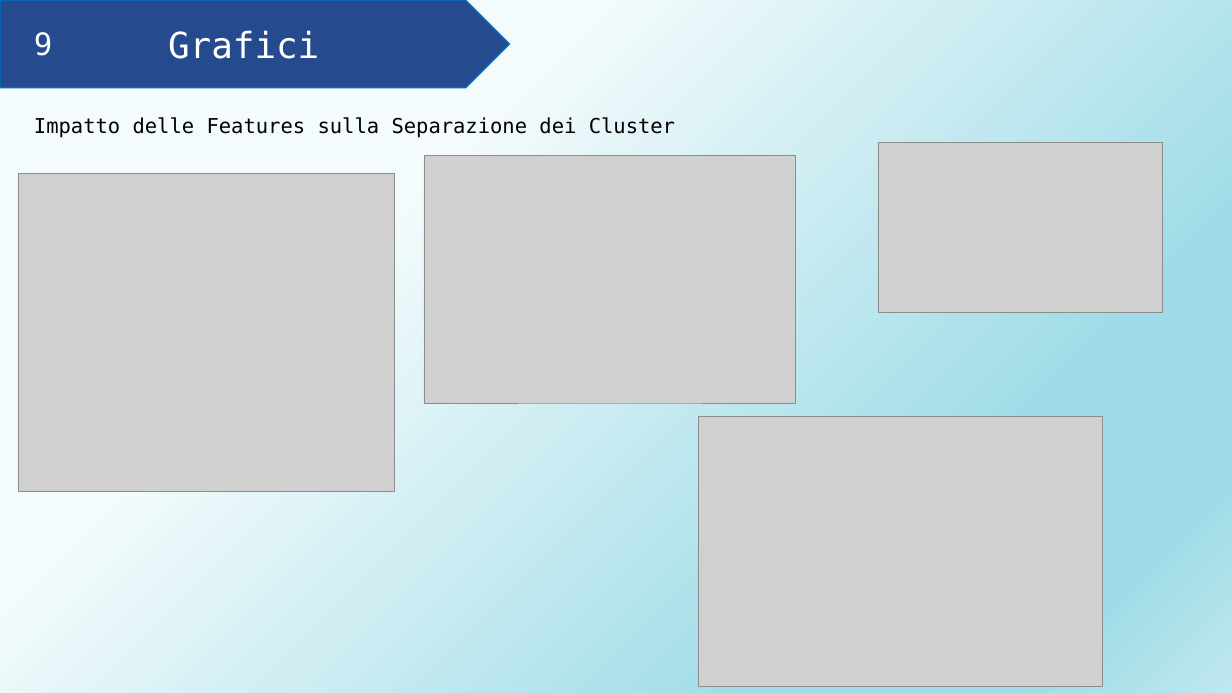
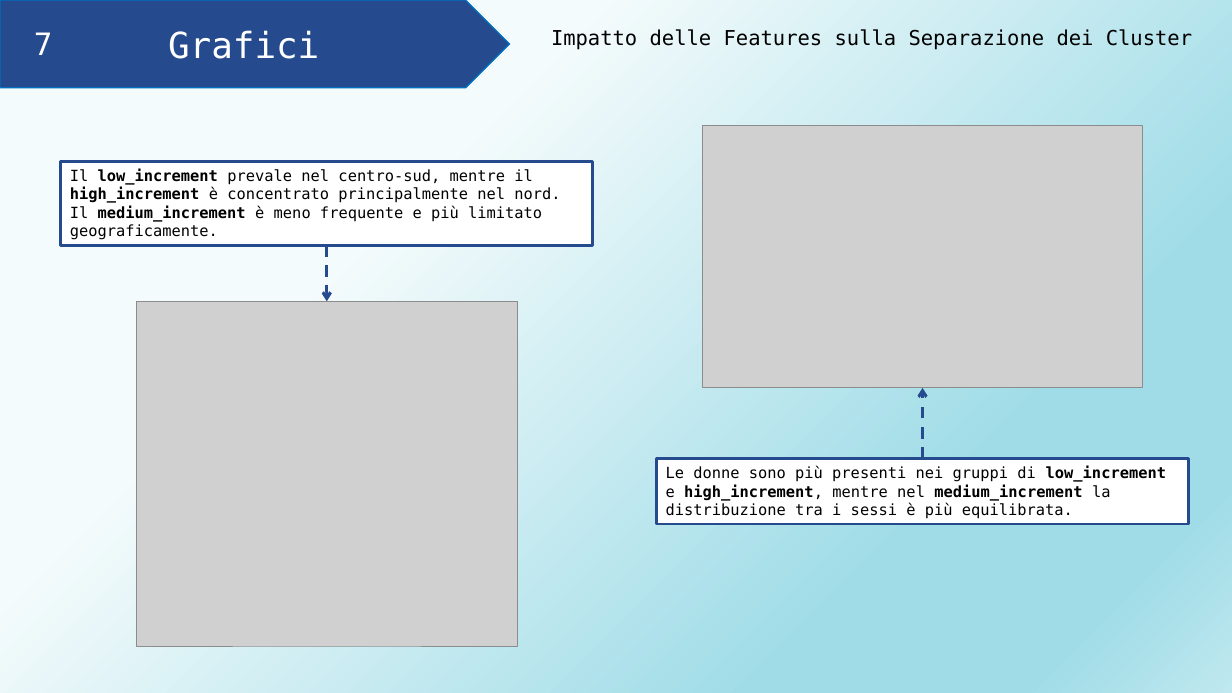
Before and after one commit to AlessiaRossi/Teleassistance-Supervised-Clustering, a slide deck: slide 17 of myLib/Presentazione_proggetto_FIA.pptx (slide 19 before the commit). Drawn at 1232x693 pixels with LibreOffice and Linux fonts; fonts in the diff are those of the drawing; grey boxes stand for pictures. Boxes give left, top, right and bottom in pixels: in the first picture for what was removed or moved away, otherwise in the second. Text is boxed around its words. In the diff, an @@ line names an element or a change of style, - is before the commit and + after.

```diff
--- a/myLib/Presentazione_proggetto_FIA.pptx
+++ b/myLib/Presentazione_proggetto_FIA.pptx
@@ text "Impatto delle Features sulla Separazione ...": place and size @@
-text "Impatto delle Features sulla Separazione ..." at <box>34,117,675,138</box>
+text "Impatto delle Features sulla Separazione ..." at <box>551,29,1192,50</box>
@@ text at <box>34,32,53,55</box>: text changed @@
-9
+7
@@ picture: place and size @@
-picture at <box>878,142,1163,312</box>
+picture at <box>702,126,1143,388</box>
@@ rectangle added at <box>61,161,593,245</box>, fill #FFFFFF, outline #254A8E 2.25 pt, 12 pt, text #000000 @@
+Il low_increment prevale nel centro-sud, mentre il high_increment è concentrato principalmente nel nord. Il medium_increment è meno frequente e più limitato geograficamente.
@@ picture removed at <box>424,155,796,403</box> @@
@@ arrow added from (327, 245) to (327, 301), #254A8E 2.25 pt dashed @@
@@ picture: place and size @@
-picture at <box>18,174,394,492</box>
+picture at <box>137,301,518,646</box>
@@ arrow added from (922, 458) to (922, 388), #254A8E 2.25 pt dashed @@
@@ picture removed at <box>698,417,1103,687</box> @@
@@ rectangle added at <box>656,458,1189,524</box>, fill #FFFFFF, outline #254A8E 2.25 pt, 12 pt, text #000000 @@
+Le donne sono più presenti nei gruppi di low_increment e high_increment, mentre nel medium_increment la distribuzione tra i sessi è più equilibrata.
```
Also in this commit, not shown: 15 other slides changed, 1 slide added, 2 slides removed, 3 other files.
